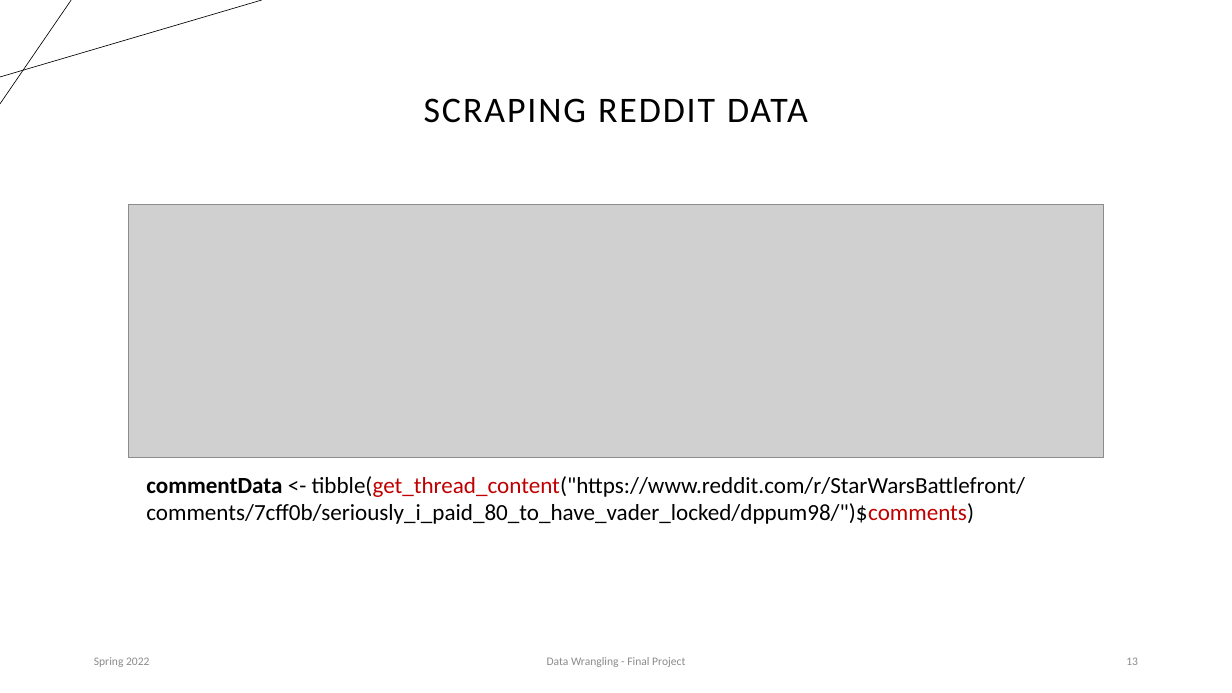
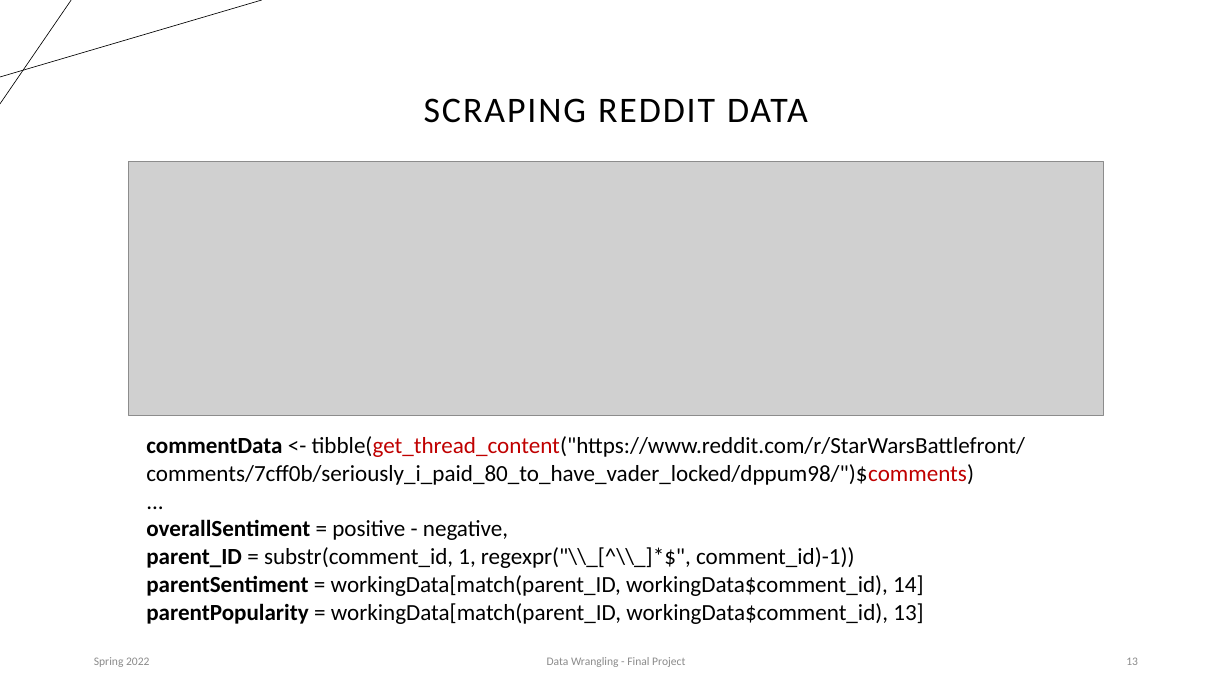
Before and after one commit to DSman123/Data-Wrangling-Final-Project, a slide deck: slide 13 of Final.Project_Presentation.Slides_v1.pptx. Drawn at 1232x693 pixels with LibreOffice and Linux fonts; fonts in the diff are those of the drawing; grey boxes stand for pictures. Boxes give left, top, right and bottom in pixels: in the first picture for what was removed or moved away, otherwise in the second. Text is boxed around its words. In the diff, an @@ line names an element or a change of style, - is before the commit and + after.

```diff
--- a/Final.Project_Presentation.Slides_v1.pptx
+++ b/Final.Project_Presentation.Slides_v1.pptx
@@ picture: place and size @@
-picture at (128,204,1104,458)
+picture at (128,162,1104,416)
@@ text "commentData <- tibble(get_thread_content("https://www.reddit ...": place and size @@
-text "commentData <- tibble(get_thread_content("https://www.reddit ..." at (146,476,1025,524)
+text "commentData <- tibble(get_thread_content("https://www.reddit ..." at (146,436,1025,624)
@@ text at (146,519,923,624): paragraphs added @@
+...
+overallSentiment = positive - negative,
+parent_ID = substr(comment_id, 1, regexpr("\\_[^\\_]*$", comment_id)-1))
+parentSentiment = workingData[match(parent_ID, workingData$comment_id), 14]
+parentPopularity = workingData[match(parent_ID, workingData$comment_id), 13]
```
Also in this commit, not shown: 3 slides added, 1 slide removed.
